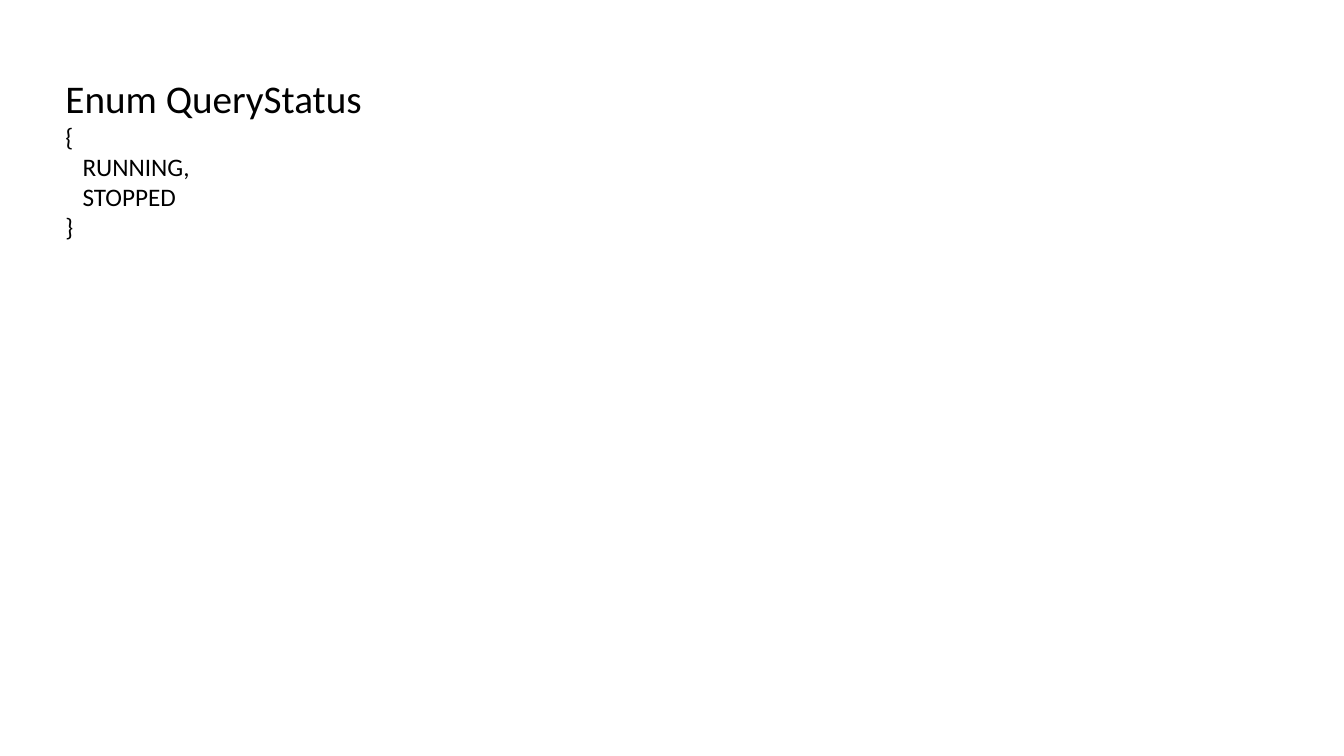
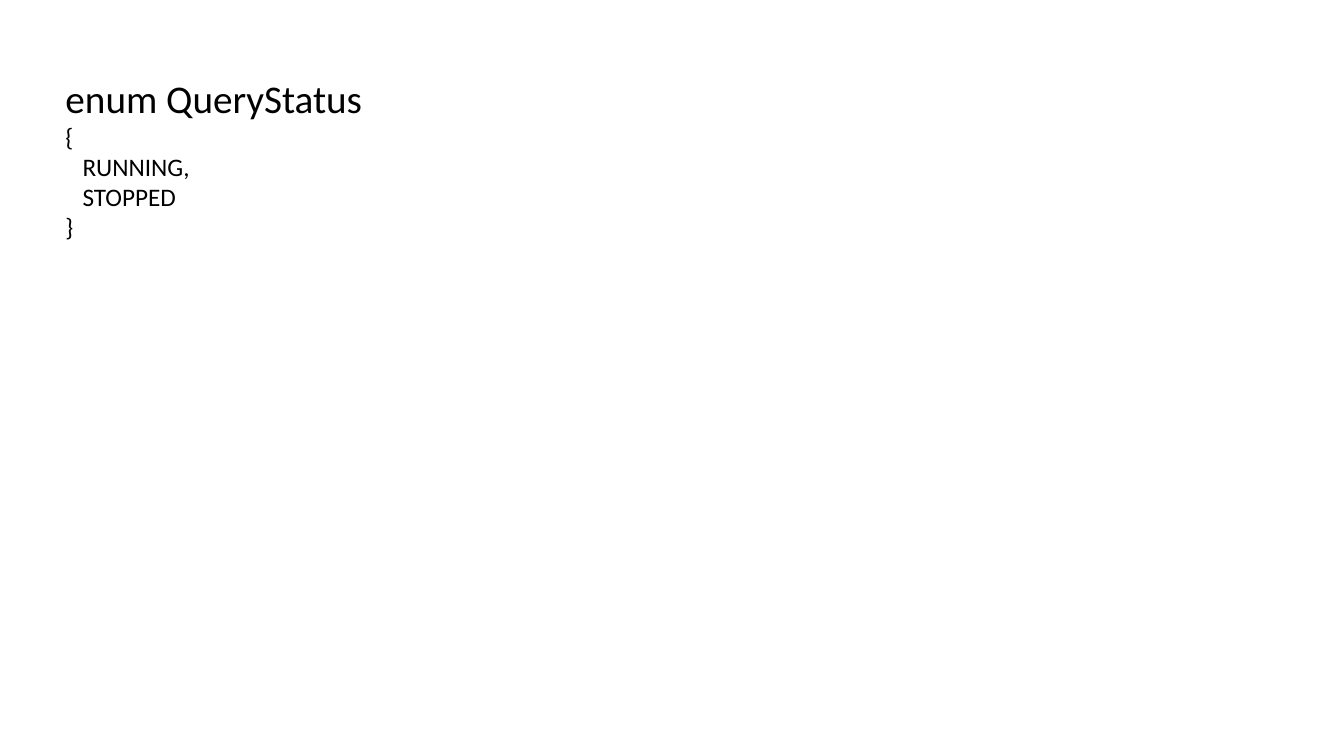
Before and after one commit to datim/squid, a slide deck: slide 16 of docs/design.pptx (slide 15 before the commit). Drawn at 1344x756 pixels with LibreOffice and Linux fonts; fonts in the diff are those of the drawing. Boxes give left, top, right and bottom in pixels: in the first picture for what was removed or moved away, otherwise in the second. Text is boxed around its words. In the diff, an @@ line names an element or a change of style, - is before the commit and + after.

Commit message:
Add search for images, job status management checks and APIIs, and query management APIs

```diff
--- a/docs/design.pptx
+++ b/docs/design.pptx
@@ text at (65, 87, 362, 120): text changed @@
-Enum QueryStatus
+enum QueryStatus
```
Also in this commit, not shown: 8 other slides changed, 4 slides added, 31 other files.
